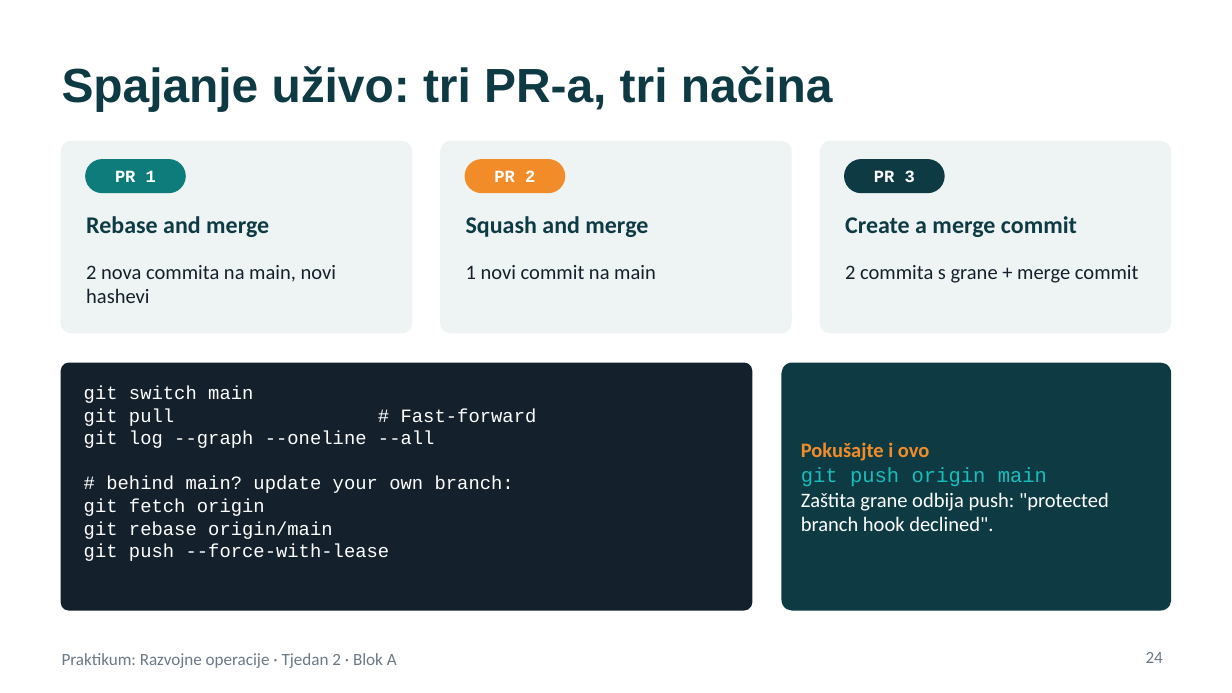
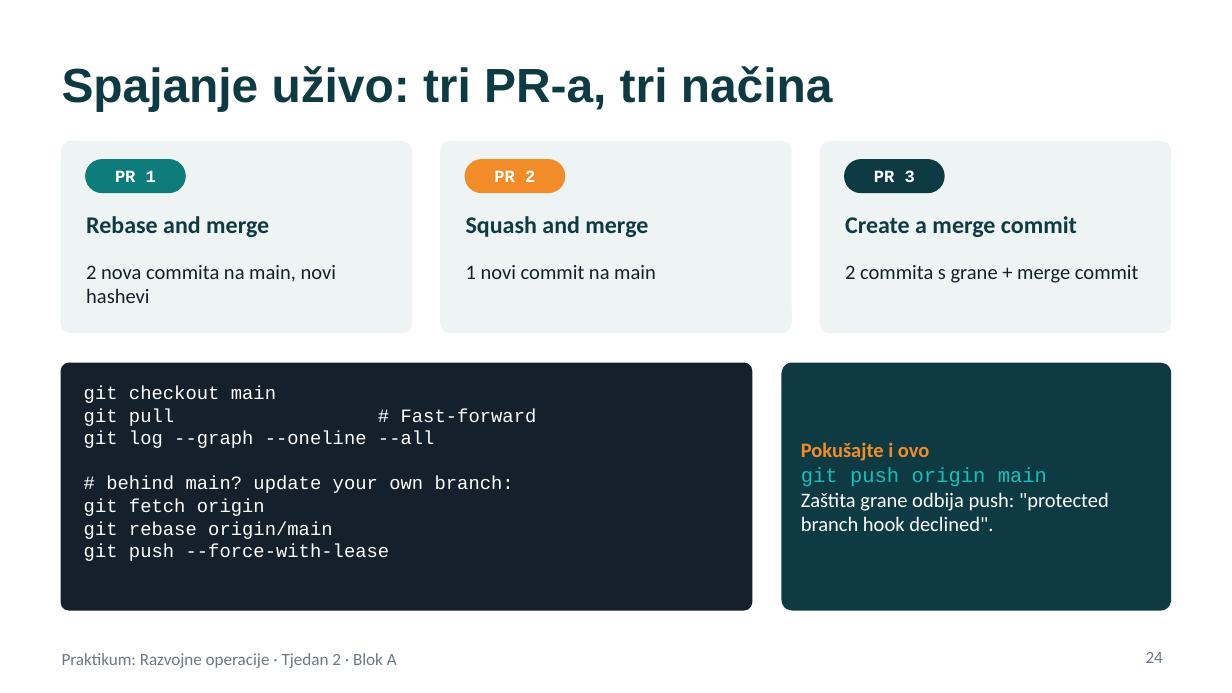
Before and after one commit to unipu-praktikum-razvojne-operacije/praktikum, a slide deck: slide 24 of 2. Verzioniranje, strategije, kolaboracija u git-u, Ollama/blok-a-predavanje.pptx. Drawn at 1232x693 pixels with LibreOffice and Linux fonts; fonts in the diff are those of the drawing. Boxes give left, top, right and bottom in pixels: in the first picture for what was removed or moved away, otherwise in the second. Text is boxed around its words. In the diff, an @@ line names an element or a change of style, - is before the commit and + after.

```diff
--- a/2. Verzioniranje, strategije, kolaboracija u git-u, Ollama/blok-a-predavanje.pptx
+++ b/2. Verzioniranje, strategije, kolaboracija u git-u, Ollama/blok-a-predavanje.pptx
@@ text at (x1=84, y1=386, x2=276, y2=403): text changed @@
-git switch main
+git checkout main
```
Also in this commit, not shown: 6 other slides changed, 45 other files.
